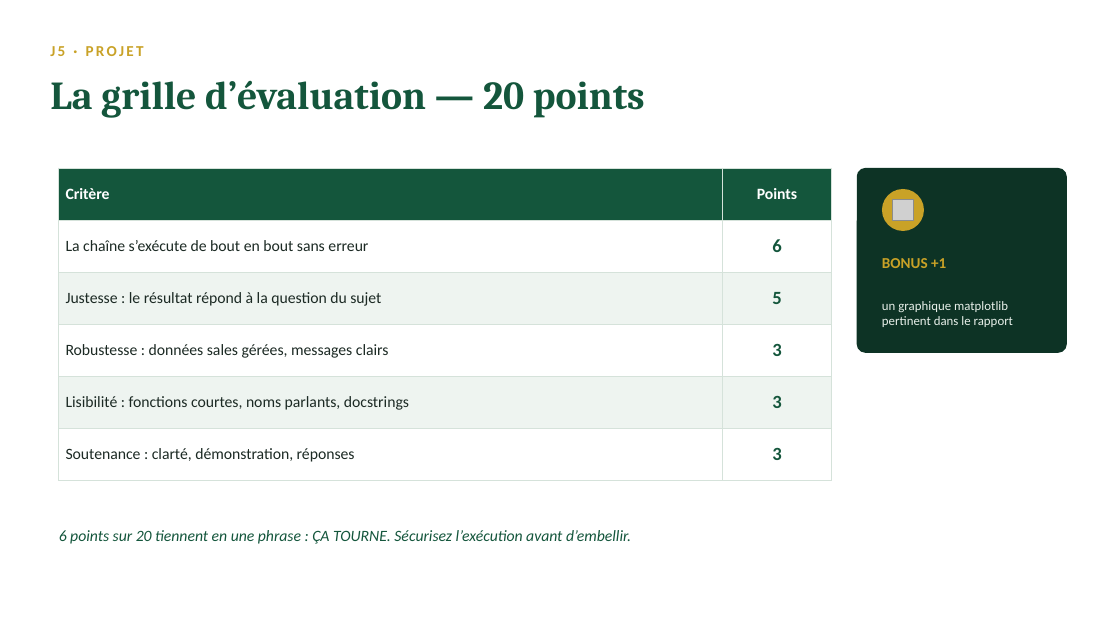
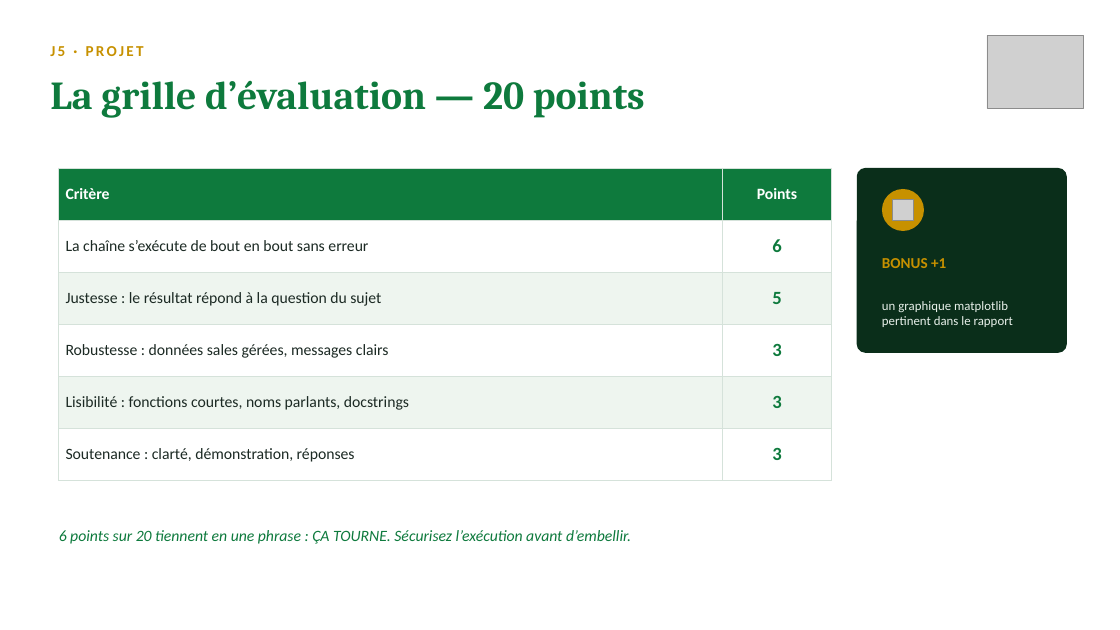
Before and after one commit to sogui/formation-python, a slide deck: slide 7 of slides/sources/J5-integration-projet.pptx. Drawn at 1120x630 pixels with LibreOffice and Linux fonts; fonts in the diff are those of the drawing; grey boxes stand for pictures. Boxes give left, top, right and bottom in pixels: in the first picture for what was removed or moved away, otherwise in the second. Text is boxed around its words. In the diff, an @@ line names an element or a change of style, - is before the commit and + after.

Commit message:
Guinée-Bissau (DGI) : correction géographique + nouveau design des slides
- Régions et secteurs de Guinée-Bissau (Bissau, Bafatá, Gabú, Cacheu…)
- Noms bissau-guinéens, téléphones 95/96/97, montants en FCFA
- Slides : palette drapeau (rouge/jaune/vert), logo DGI en couverture
  et en en-tête de chaque slide

```diff
--- a/slides/sources/J5-integration-projet.pptx
+++ b/slides/sources/J5-integration-projet.pptx
@@ text "J5 · PROJET" at bbox=[50, 46, 144, 56]: text colour #C9A227 to #C79100 @@
@@ picture added at bbox=[987, 35, 1084, 108] @@
@@ text "La grille d’évaluation — 20 ..." at bbox=[50, 80, 645, 118]: text colour #14563C to #0E7A3D @@
@@ table at bbox=[59, 168, 832, 466] @@
@@ fill #14563C to #0E7A3D in row 1 @@
@@ fill #EEF4F0 to #EEF5EF in 4 cells @@
@@ text colour #14563C to #0E7A3D in "6", "5", "3", "3" and 1 more places @@
@@ rounded rectangle at bbox=[857, 168, 1067, 353]: fill #0D3325 to #0A2E1A @@
@@ ellipse at bbox=[882, 189, 924, 231]: fill #C9A227 to #C79100 @@
@@ text "BONUS +1" at bbox=[882, 258, 946, 268]: text colour #C9A227 to #C79100 @@
@@ text "6 points sur 20 tiennent ..." at bbox=[59, 530, 631, 544]: text colour #14563C to #0E7A3D @@
```
Also in this commit, not shown: 9 other slides changed, 29 other files.
